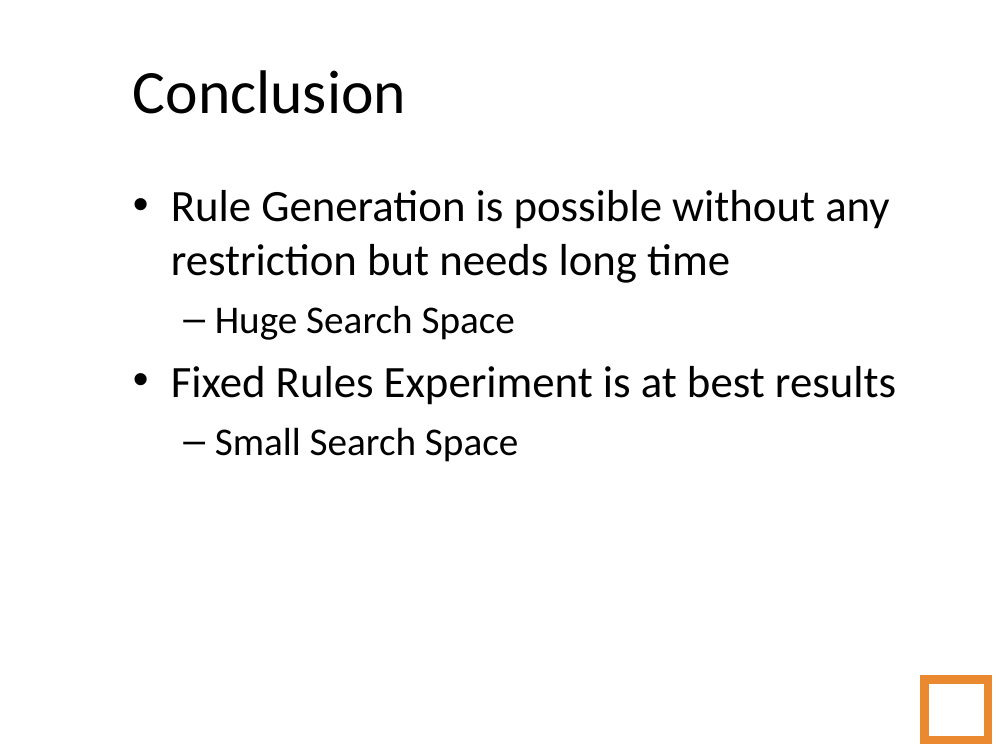
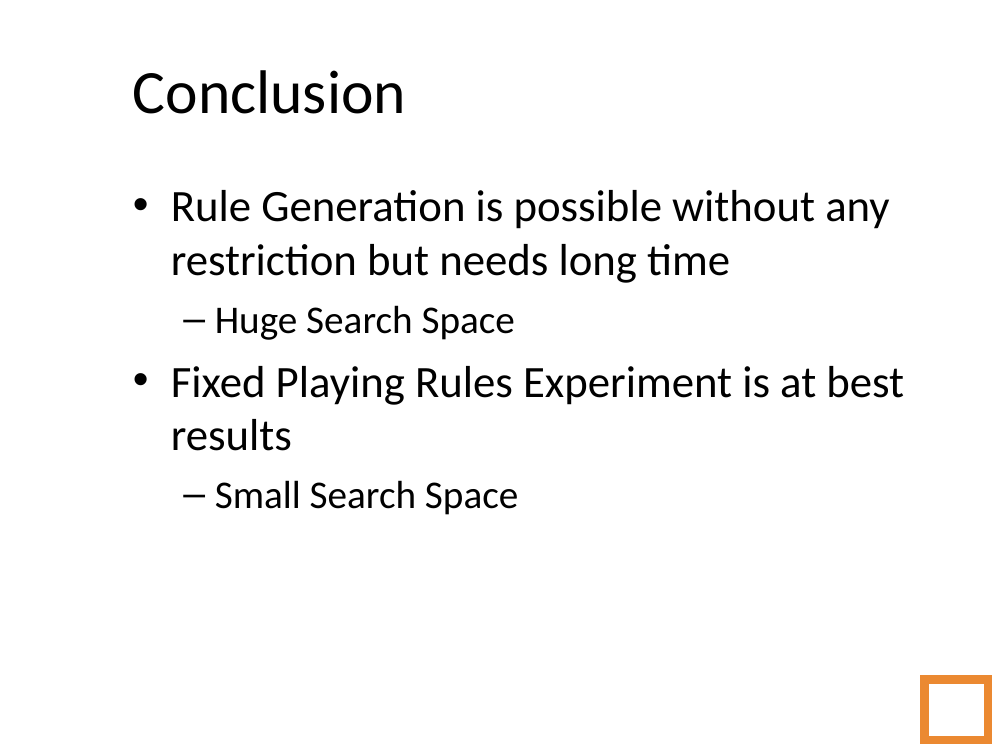
Before and after one commit to amidos2006/Automatic-Game-Script-Generation, a slide deck: slide 111 of Presentation/Automatic Game Script Generation.ppt (slide 104 before the commit). Drawn at 1008x756 pixels with LibreOffice and Linux fonts; fonts in the diff are those of the drawing; background and template pictures are left out. Boxes give left, top, right and bottom in pixels: in the first picture for what was removed or moved away, otherwise in the second. Text is boxed around its words. In the diff, an @@ line names an element or a change of style, - is before the commit and + after.

```diff
--- a/Presentation/Automatic Game Script Generation.ppt
+++ b/Presentation/Automatic Game Script Generation.ppt
@@ text at box(171, 366, 904, 451): text changed @@
-• Fixed Rules Experiment is at best results
+• Fixed Playing Rules Experiment is at best results
```
Also in this commit, not shown: 28 other slides changed, 7 slides added.
